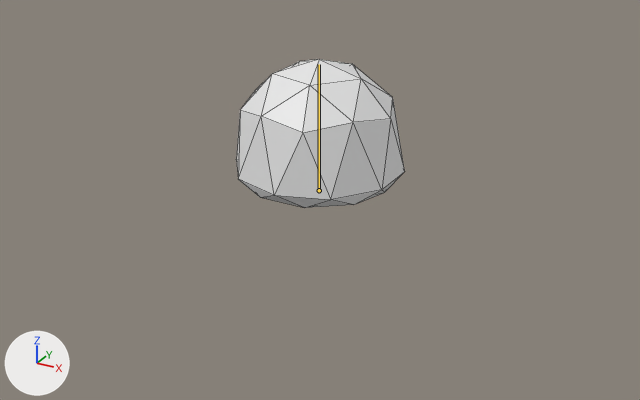
What one commit did to the Blender file Assets/models/slime.blend.
Both versions are drawn from a camera (50 mm lens) standing at (2.33, -4.23, 2.06) and looking at (0.09, -0.14, 0.02). Arrows for +X, +Y and +Z are at lower left; the lights stay in place. The bones that bend it are drawn over the model as lines. Mesh edges are drawn as thin lines.
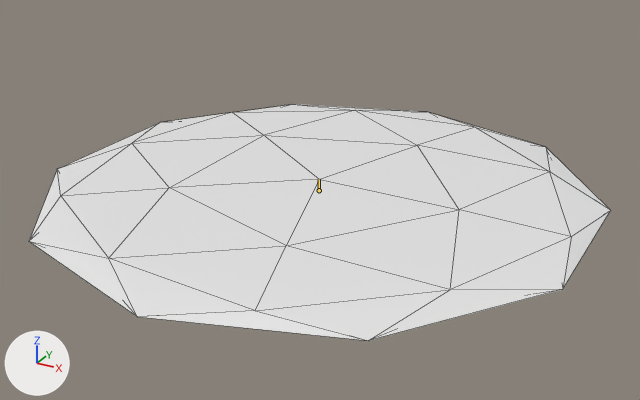
The newer file adds an action. The first version stands in its rest pose; the second is drawn at frame 15 of the action 'Die'.

Boxes [x1, y1, x2, y2] around the edits, measured in the pictures (640 x 400 px):
'Icosphere', posed (243% wider, 59% taller)
    before: [236, 59, 405, 208]
    after: [29, 104, 611, 341]

What the commit changed:
Bone 'Top' (bone_top) moves from (0.0, 0.0, 0.0) to (0.0, -0.691, 0.0).
